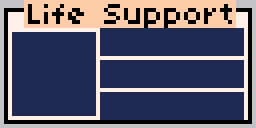
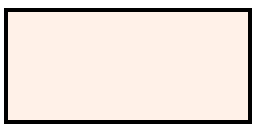
Comparing the layer stacks of the two 256 x 128 images. Changes:
hid group "Lif eSupport" (3 layers) over [24, 0, 236, 100]
hid "Layer 5 copy" over [12, 32, 96, 116]
hid "Layer 2" over [20, 28, 244, 120]
added layer "Layer 1 copy 2" above "Layer 1" over [12, 8, 244, 120]
hid "Layer 1" over [0, 0, 256, 128]
